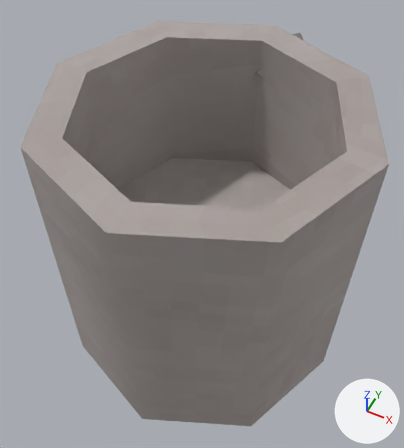
Before and after pictures for a commit that changed the glTF model assets/meshes/MaroKit/Cup.gltf.
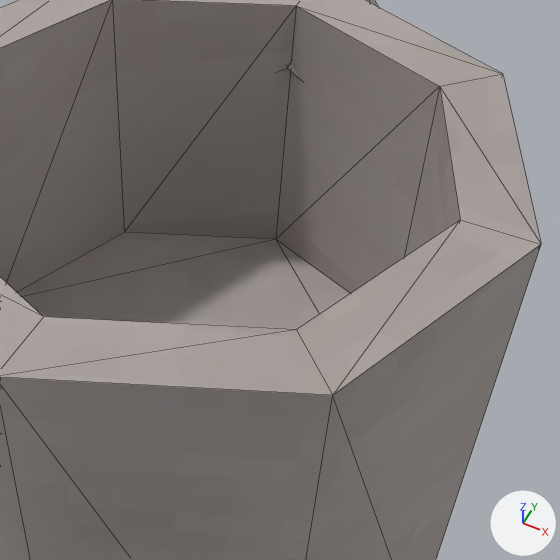
Old and new are each drawn whole from a 50 mm lens placed at (0.0559, -0.1147, 0.1965), pointed at (-0.0053, 0.0077, 0.0436) and again close up on the part from 27% to 99% of the width and 8% to 73% of the height. Every picture has the same lights, and +X, +Y and +Z are marked at lower right. The close-ups show mesh edges as thin lines. Vertices at the same position are counted once.

Names of what the first close-up shows: 'Cup-convcol'.
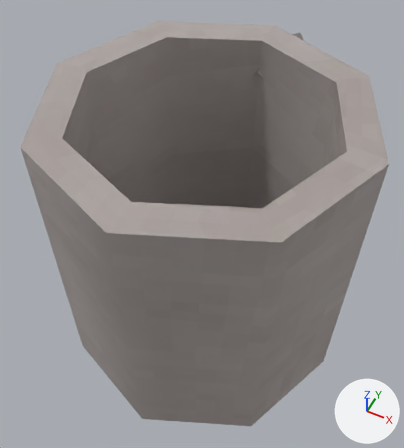
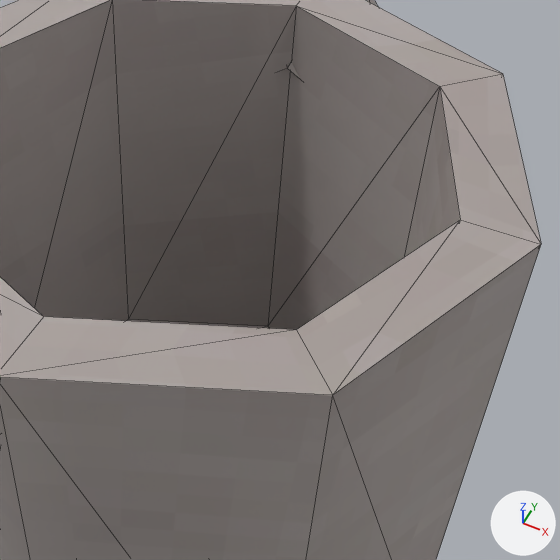
Boxes (x1, y1, x2, y2) around the edits, measured in the close-ups (560 x 560 px; the box of a moved part takes in the faces that stretch with it):
part 1 of me_cylinder_033, moved or reshaped
    both: (0, 0, 460, 330)

Edits to the bpy script that builds the scene:
```text
Change me_cylinder_033:
    where me_cylinder_033.from_pydata(...)  # 60 vertices, 102 faces; spans x -0.0509..0.0509, y -0.0509..0.0898, z 0.0..0.1018
    used by ob_cup_convcol; location = (0.0, 0.0, 0.0)
    before: 24 (0.0283, 0.0283, 0.0501), 25 (0.0, 0.0401, 0.0501) at pixel (275, 239), 26 (0.0401, 0.0, 0.0501), 27 (0.0283, -0.0283, 0.0501), 28 (0.0, -0.0401, 0.0501)
    before: 29 (-0.0283, -0.0283, 0.0501), 30 (-0.0401, 0.0, 0.0501), 31 (-0.0283, 0.0283, 0.0501) at pixel (124, 232)
    me_cylinder_033 part 1
    add for i in [*range(24, 32)]: me_cylinder_033.vertices[i].co += Vector((0.0, 0.0, -0.0255))
```
